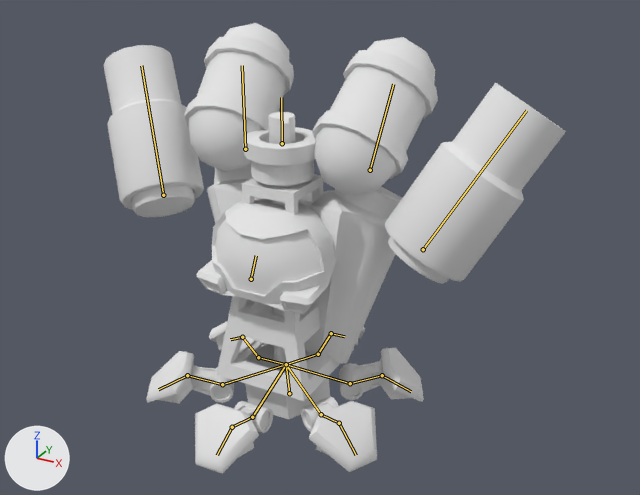
What one commit did to the Blender file client/Assets/Models/Generals/BlendModels/Albarn.blend.
Camera for both pictures: a 50 mm lens placed at (21.1, -34.6, 26.4), pointed at (1.5, 1.0, 8.6). The lights are fixed; the arrows at lower left show +X, +Y and +Z. Both versions are drawn at frame 460 of the action 'Idle_00'; the numbers are the values there. The bones that bend it are drawn over the model as lines.
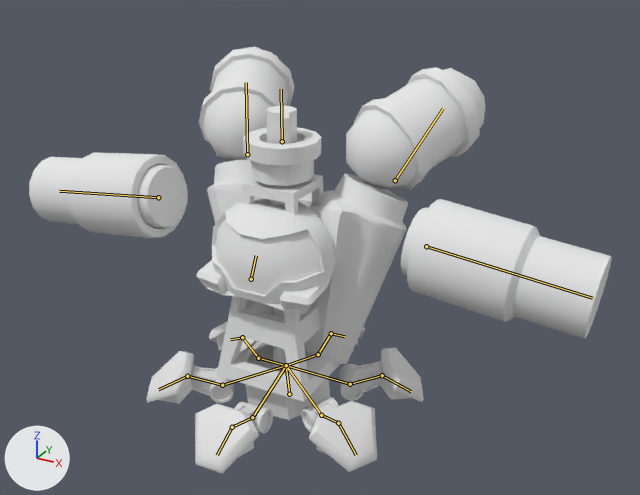
What the commit changed:
Bone 'TopPiston' (bone_toppiston) moves from (0.0, -0.009, 0.0) to (0.0, 0.0, 0.0).
Bone 'TopPiston' (bone_toppiston) is rescaled from (1.0, 1.0, 1.0) to (1.13, 1.13, 1.13).
Bone 'BigPiston.L' (bone_bigpiston_l) moves from (0.0, 0.0, 0.0) to (0.48, 0.447, -1.002).
Bone 'BigPiston.L' (bone_bigpiston_l) turns from (0, 0, 0) to (-30, 168, 31) degrees about its own x, y and z.
Bone 'BigPistonTarget.L' (bone_bigpistontarget_l) moves from (0.516, 0.587, 1.939) to (-1.52, -0.753, 0.332).
Bone 'BigPistonTarget.L' (bone_bigpistontarget_l) turns from (0, 0, 0) to (-22, 1, -177) degrees about its own x, y and z.
Bone 'ShoulderTarget.L' (bone_shouldertarget_l) moves from (0.199, -0.038, 1.606) to (0.197, 0.131, 0.888).
Bone 'BigPiston.R' (bone_bigpiston_r) moves from (0.0, 0.0, 0.0) to (-0.421, 0.438, -1.033).
Bone 'BigPiston.R' (bone_bigpiston_r) turns from (0, 0, 0) to (-31, -174, -33) degrees about its own x, y and z.
Bone 'BigPistonTarget.R' (bone_bigpistontarget_r) moves from (-0.469, 0.685, 1.799) to (1.593, -0.717, 0.342).
Bone 'BigPistonTarget.R' (bone_bigpistontarget_r) turns from (0, 0, 0) to (-22, 1, -177) degrees about its own x, y and z.
Bone 'ShoulderTarget.R' (bone_shouldertarget_r) moves from (-0.201, -0.037, 1.606) to (-0.2, 0.132, 0.888).

Where the change shows, as pixel boxes [x1, y1, x2, y2] in the pictures (640 x 495 px):
'mesh25', posed (26% wider): before [104, 23, 566, 474]; after [29, 46, 612, 474]
bone 'TopPiston', root to tip: before (282, 143) to (281, 97); after (282, 141) to (281, 89)
bone 'BigPiston.L', root to tip: before (423, 249) to (526, 110); after (158, 197) to (59, 191)
bone 'BigPiston.R', root to tip: before (163, 195) to (141, 65); after (426, 246) to (592, 298)
